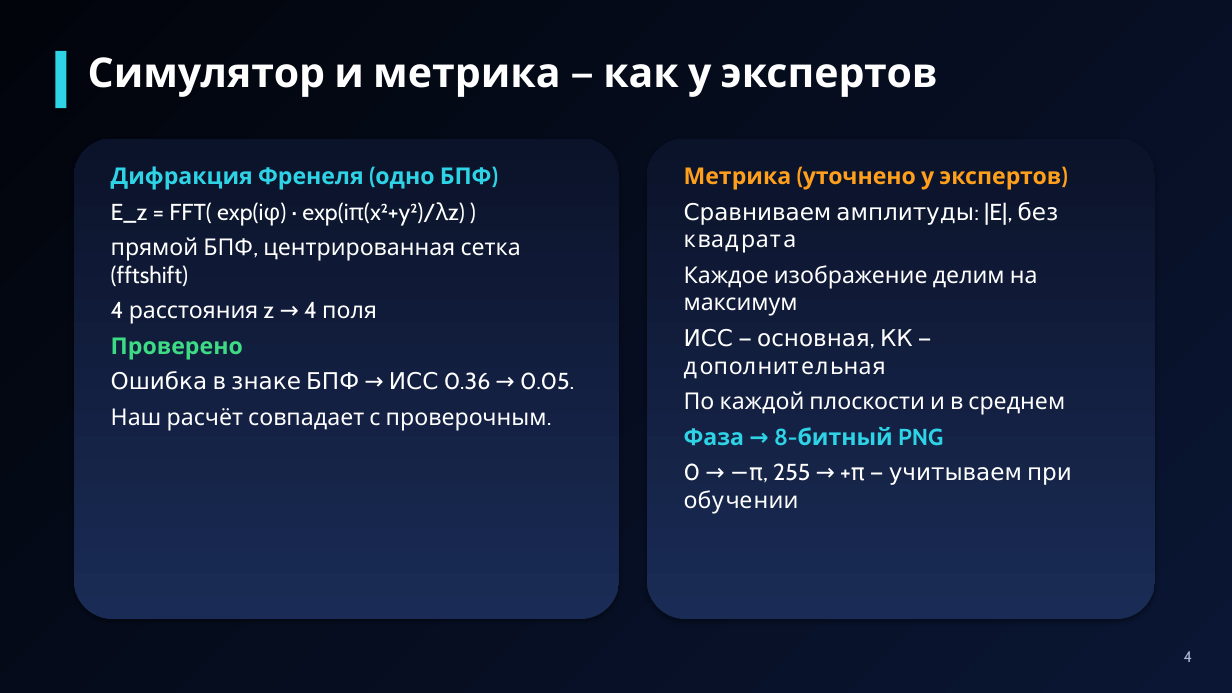
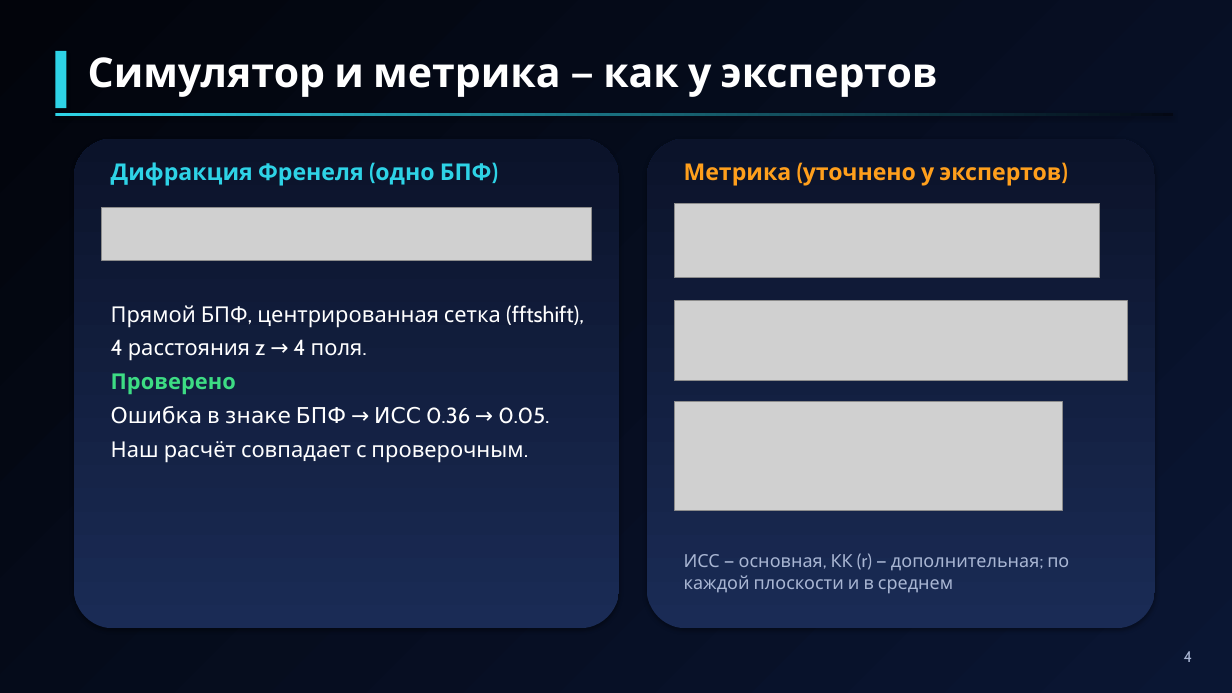
Before and after one commit to Gleb-Vlasov/doe-generation, a slide deck: slide 4 of presentation/DOE_presentation.pptx. Drawn at 1232x693 pixels with LibreOffice and Linux fonts; fonts in the diff are those of the drawing; grey boxes stand for pictures. Boxes give left, top, right and bottom in pixels: in the first picture for what was removed or moved away, otherwise in the second. Text is boxed around its words. In the diff, an @@ line names an element or a change of style, - is before the commit and + after.

Commit message:
Add presentation

```diff
--- a/presentation/DOE_presentation.pptx
+++ b/presentation/DOE_presentation.pptx
@@ rectangle added at (55, 113, 1174, 116), fill gradient #2ED3E6 to #040814 @@
@@ rounded rectangle: place and size @@
-rounded rectangle at (74, 139, 619, 619)
+rounded rectangle at (74, 139, 619, 628)
@@ rounded rectangle: place and size @@
-rounded rectangle at (647, 139, 1155, 619)
+rounded rectangle at (647, 139, 1155, 628)
@@ text added at (111, 162, 492, 185), 18 pt, text #2ED3E6, bold @@
+Дифракция Френеля (одно БПФ)
@@ text removed at (684, 167, 1072, 513) @@
-Метрика (уточнено у экспертов)
-Сравниваем амплитуды: |E|, без квадрата
-Каждое изображение делим на максимум
-ИСС — основная, КК — дополнительная
-По каждой плоскости и в среднем
-Фаза → 8-битный PNG
-0 → −π, 255 → +π — учитываем при обучении
@@ text added at (684, 163, 1061, 185), 18 pt, text #FF9F1C, bold @@
+Метрика (уточнено у экспертов)
@@ picture added at (102, 208, 592, 261) @@
@@ picture added at (675, 203, 1100, 277) @@
@@ text "Прямой БПФ, центрированная сетка (fftshift),": place and size @@
-text "Прямой БПФ, центрированная сетка (fftshift)," at (111, 166, 574, 430)
+text "Прямой БПФ, центрированная сетка (fftshift)," at (111, 305, 584, 463)
@@ text at (111, 305, 584, 361): text changed; size 18 to 17 pt @@
-Дифракция Френеля (одно БПФ)
-E_z = FFT( exp(iφ) · exp(iπ(x²+y²)/λz) )
-прямой БПФ, центрированная сетка (fftshift)
-4 расстояния z → 4 поля
+Прямой БПФ, центрированная сетка (fftshift),
+4 расстояния z → 4 поля.
@@ picture added at (675, 300, 1128, 381) @@
@@ text at (111, 373, 549, 463): size 18 to 17 pt in "Проверено", "Ошибка в знаке БПФ → ИСС 0.36 ...", "Наш расчёт совпадает с проверочным." @@
@@ picture added at (675, 402, 1063, 510) @@
@@ text added at (684, 553, 1069, 594), 14 pt, text #A9B6D3 @@
+ИСС — основная, КК (r) — дополнительная; по каждой плоскости и в среднем
```
Also in this commit, not shown: 13 other slides changed, 1 other file.
